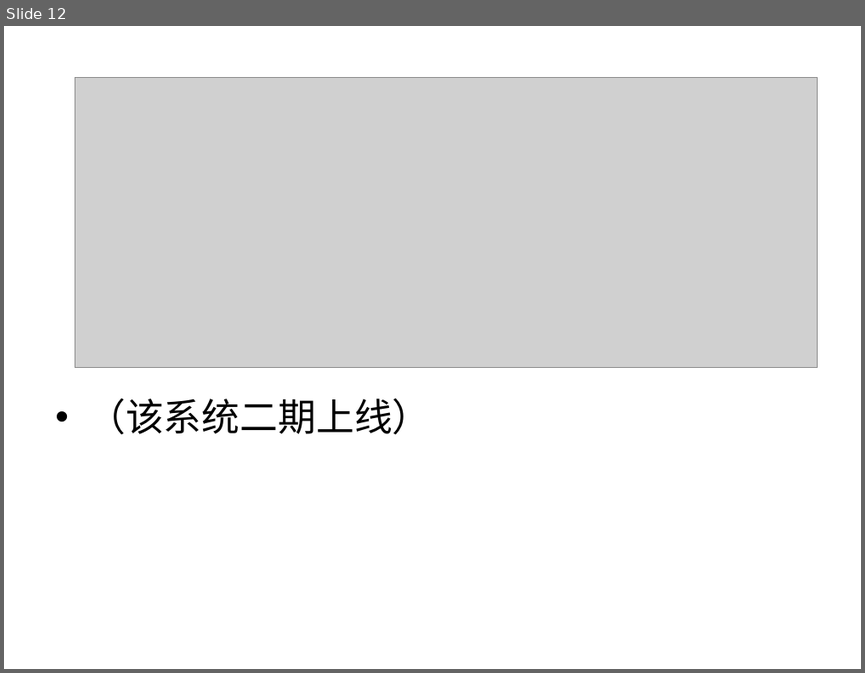
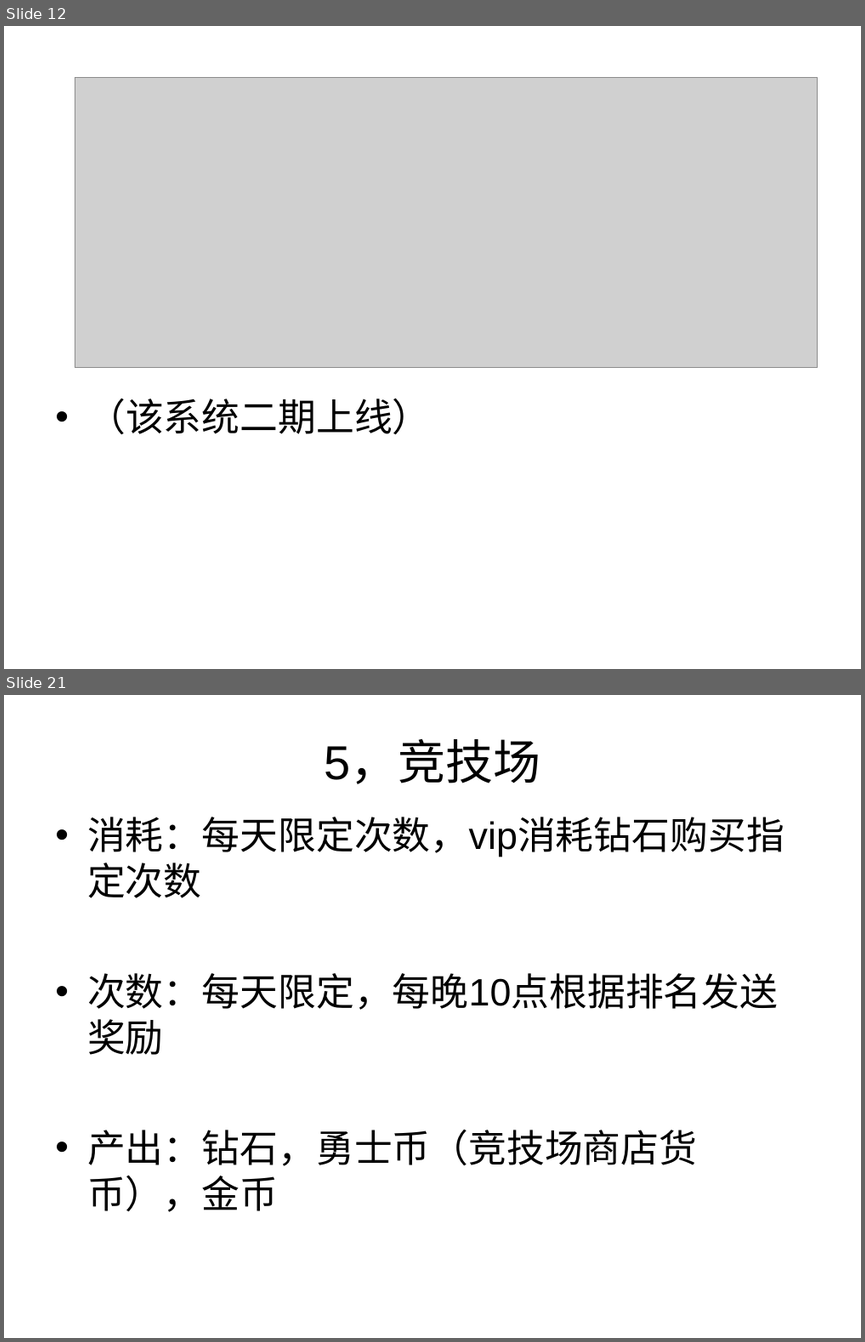
Before and after one commit to caihan1984/demov1, a slide deck: Assets/document/demo.ppt. Shown one above the other, each under a label of ours: slide 12 before the commit, slides 12 and 21 after it; the slides between them are not shown. The pictures are 865x673 and 865x1342 pixels, drawn with LibreOffice and Linux fonts; fonts in the diff are those of the drawing; grey boxes stand for pictures. Boxes give left, top, right and bottom in pixels: in the first picture for what was removed or moved away, otherwise in the second. Text is boxed around its words. In the diff, an @@ line names an element or a change of style, - is before the commit and + after.

```diff
--- a/Assets/document/demo.ppt
+++ b/Assets/document/demo.ppt
@@ slide 21 added at box(4, 695, 861, 1338), background #FFFFFF @@
@@ title added at box(324, 742, 541, 784), 40 pt, text #000000 @@
+5，竞技场
@@ text added at box(87, 817, 784, 1212), 32 pt, text #000000 @@
+• 消耗：每天限定次数，vip消耗钻石购买指定次数
+• 次数：每天限定，每晚10点根据排名发送奖励
+• 产出：钻石，勇士币（竞技场商店货币），金币
```
Also in this commit, not shown: 1 slide changed, 7 other slides added.
